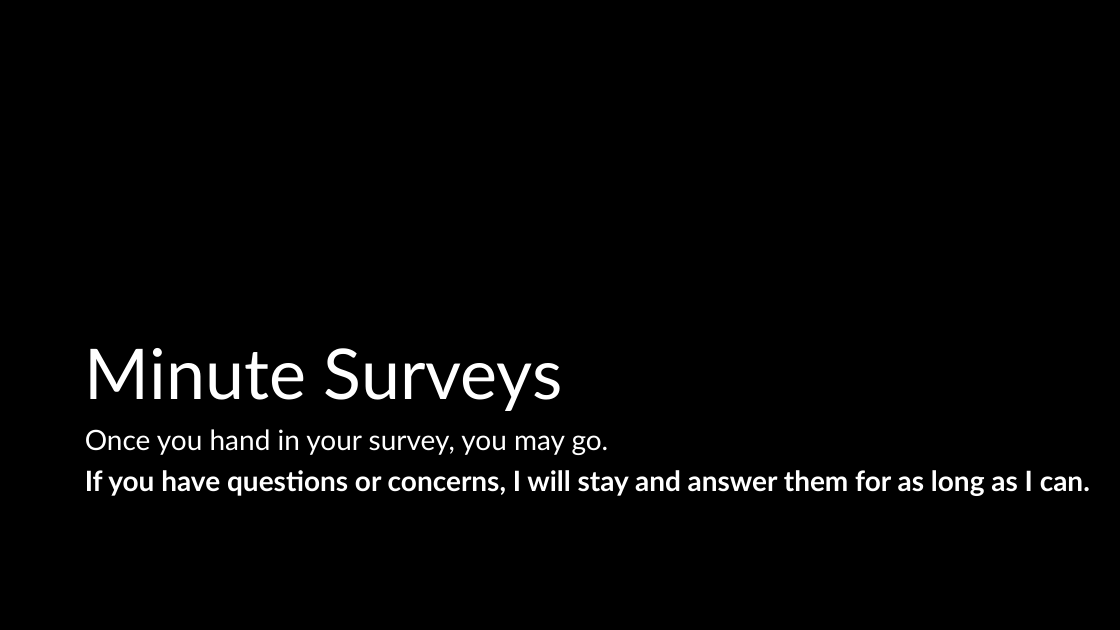
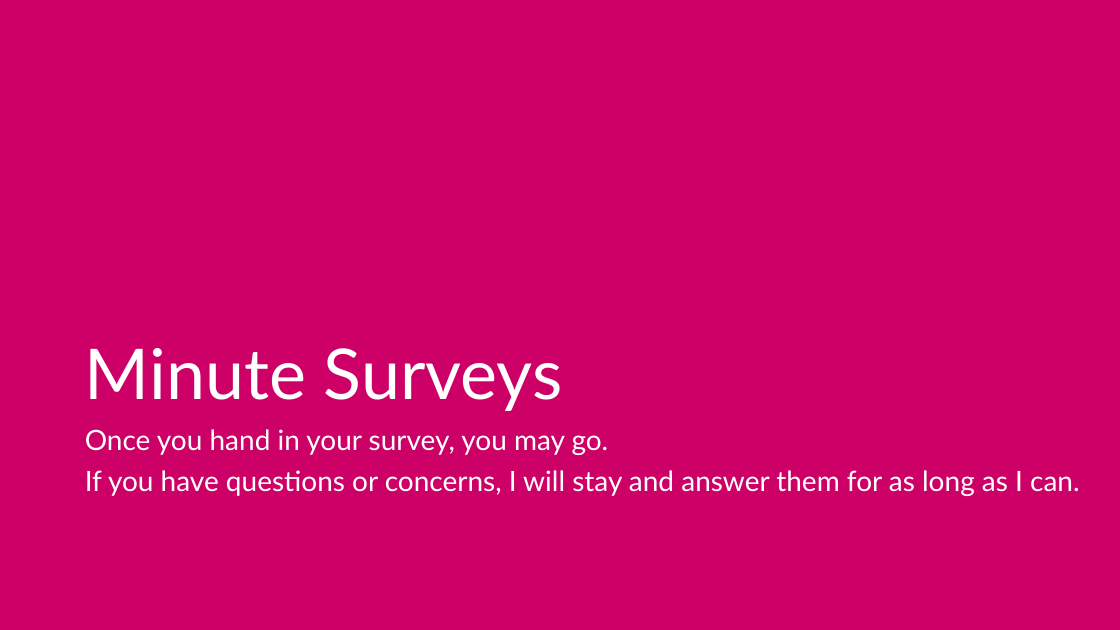
Before and after one commit to crhallberg/IMM120, a slide deck: slide 53 of Presentations/2018-09-11 - Drawing on a Screen.pptx (slide 21 before the commit). Drawn at 1120x630 pixels with LibreOffice and Linux fonts; fonts in the diff are those of the drawing. Boxes give left, top, right and bottom in pixels: in the first picture for what was removed or moved away, otherwise in the second. Text is boxed around its words. In the diff, an @@ line names an element or a change of style, - is before the commit and + after.

```diff
--- a/Presentations/2018-09-11 - Drawing on a Screen.pptx
+++ b/Presentations/2018-09-11 - Drawing on a Screen.pptx
@@ background #000000 to #CC0066 @@
@@ text at bbox=[85, 470, 1079, 496]: bold off in "If you have questions or concerns, I ..." @@
```
Also in this commit, not shown: 11 other slides changed, 35 slides added, 3 slides removed, 8 other files.
